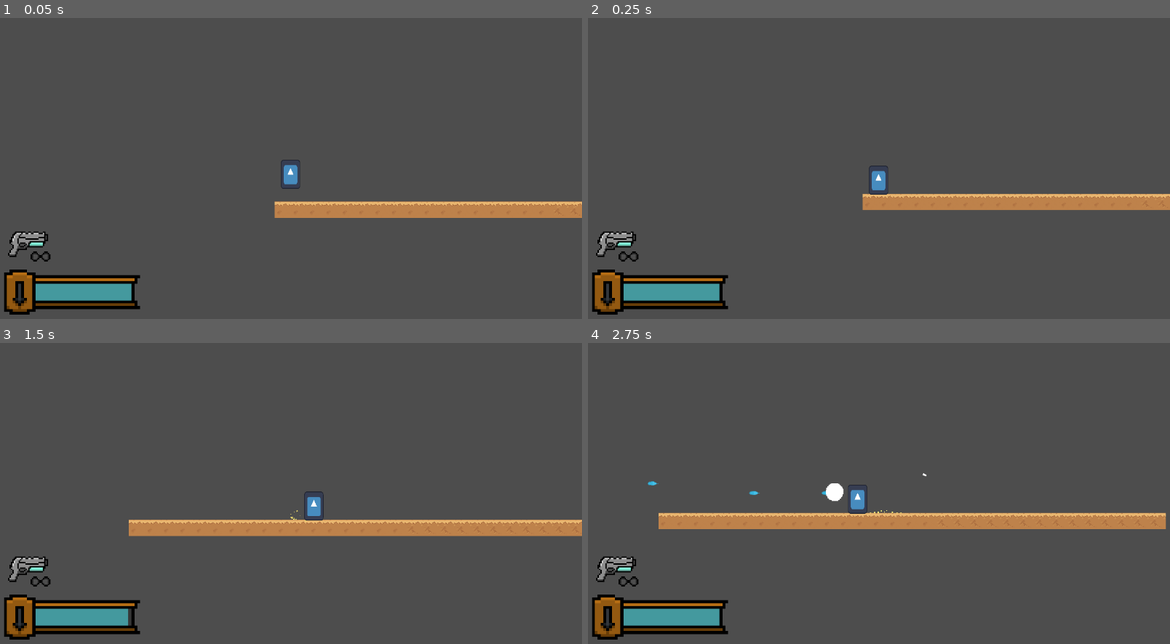
Above: before the commit, frames 1-4 (two rows, left to right).
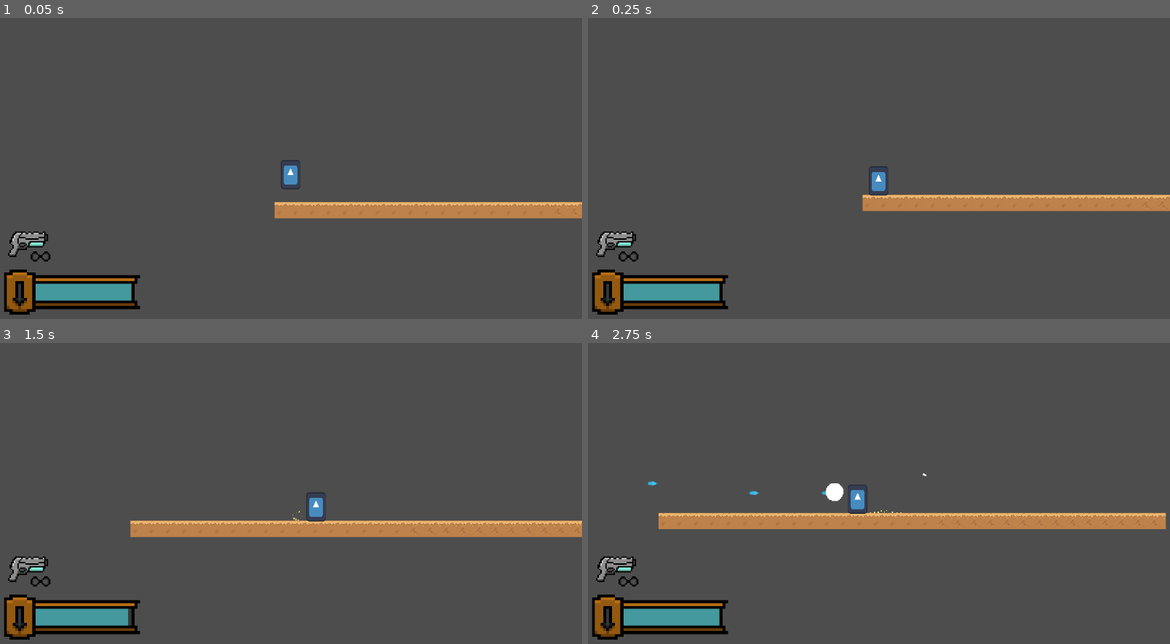
Above: after the commit, the same moments.

Repository: dzfrias/gladiator
Game: Godot game, scene res://scenes/hub.tscn
The game is run twice, just before and just after one commit, with the same random seed, the same clock (stepped at 60 frames per second) and the same inputs. This scene is started directly instead of the project's main scene. The engine's default icon, where the game draws it, is replaced by a stand-in: a white triangle on a blue panel in a dark square. Sound files missing from this copy of the repository are replaced by a short silence.
Inputs (mouse positions are in pixels of both pictures, inside the frame that each line leads up to):
- Up to frame 1 (0.05 s): no input
- Up to frame 2 (0.25 s): no input
- Up to frame 3 (1.5 s): move the mouse to (419, 475) at 0.52 s; hold S (burrow) 0.53-1.28 s; hold D (right) from 0.53 s (still down); tap Space (jump) at 0.77, 1.07 s; move the mouse to (174, 505) at 1.27 s; tap Shift (fallthrough) at 1.35 s
- Up to frame 4 (2.75 s): tap Space (jump) at 1.52, 1.82 s; move the mouse to (937, 418) at 2.02 s; release D (right) at 2.03 s; press the mouse at (937, 418) at 2.03 s; hold A (left) from 2.03 s (still down)

The runs differ from the first frame. In frame 1, 0.5% of the frame differs, in the area x 47-100%, y 47-67%; in frame 2, 0.7%; in frame 3, 1.2%, in the area x 22-100%, y 49-65%; in frame 4, nothing differs.

Commit message:
Make explosions add screen shake

Diff:
--- a/scripts/explosion.gd
+++ b/scripts/explosion.gd
@@ -1,6 +1,6 @@
 class_name Explosion extends Area2D
 
-var damage = 0
+@export var damage: float = 0
 
 func _ready() -> void:
 	await get_tree().process_frame  # Ensures all nodes are added
@@ -9,6 +9,7 @@
 		for child in body.get_children():
 			if child is Health:
 				child.take_damage(damage, Vector2.ZERO)
+	Player.Instance.camera().add_trauma(0.8)
 	$CPUParticles2D.emitting = true
 	await $CPUParticles2D.finished
 	queue_free()
--- a/scripts/player/player.gd
+++ b/scripts/player/player.gd
@@ -338,7 +338,7 @@
 func burrow_percentage() -> float:
 	return _underground_time / movement_settings.max_burrow_time
 
-func camera() -> Camera2D:
+func camera() -> PlayerCamera:
 	return $Camera2D
 
 func _on_weapon_fired(weapon_: Weapon) -> void:
--- a/scripts/player_camera.gd
+++ b/scripts/player_camera.gd
@@ -25,7 +25,7 @@
 	if trauma:
 		trauma = max(trauma - decay * delta, 0)
 		_shake()
-	elif offset.x != 0 or offset.y != 0 or rotation != 0:
+	elif offset != _original_offset or rotation != 0:
 		offset = offset.lerp(_original_offset, delta * 10)
 		lerp(rotation, 0.0, 1)
 
@@ -33,5 +33,5 @@
 	var amt := pow(trauma, trauma_pwr)
 	noise_y += 1
 	rotation = max_roll * amt * noise.get_noise_2d(0, noise_y)
-	offset.x = max_offset.x * amt * noise.get_noise_2d(1000, noise_y)
-	offset.y = max_offset.y * amt * noise.get_noise_2d(2000, noise_y)
+	offset.x = _original_offset.x + max_offset.x * amt * noise.get_noise_2d(1000, noise_y)
+	offset.y = _original_offset.y + max_offset.y * amt * noise.get_noise_2d(2000, noise_y)
